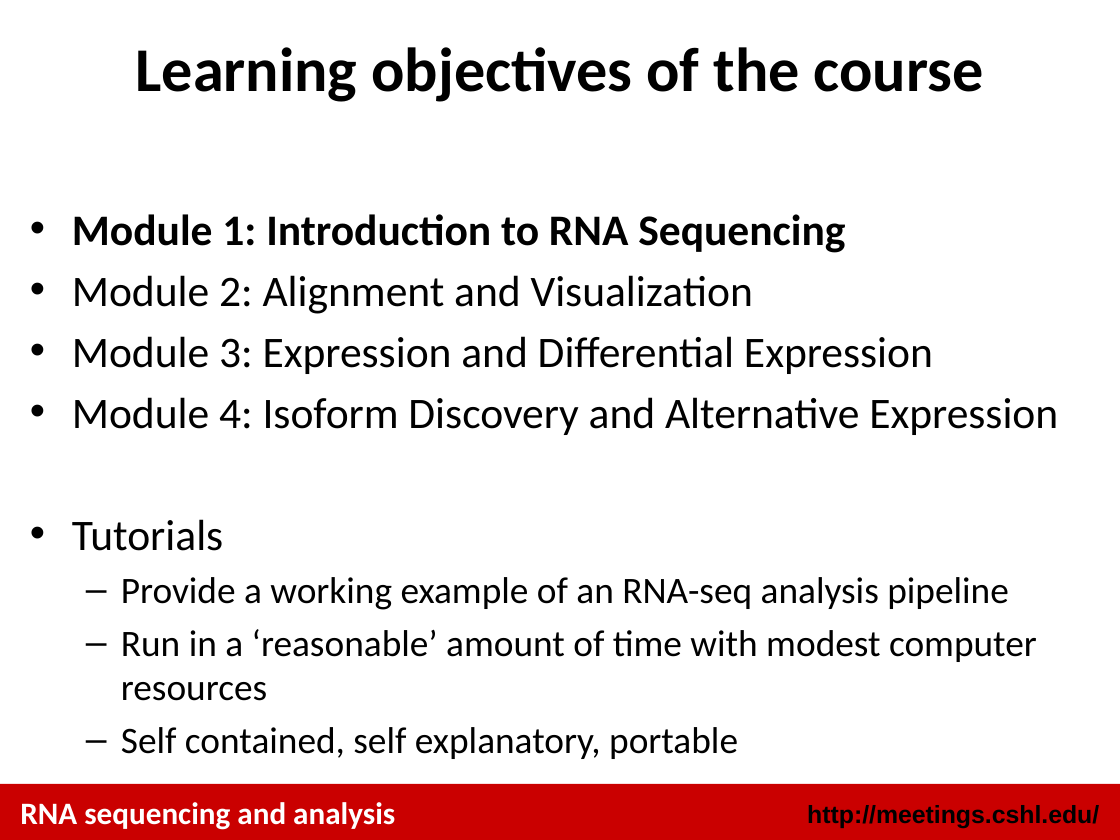
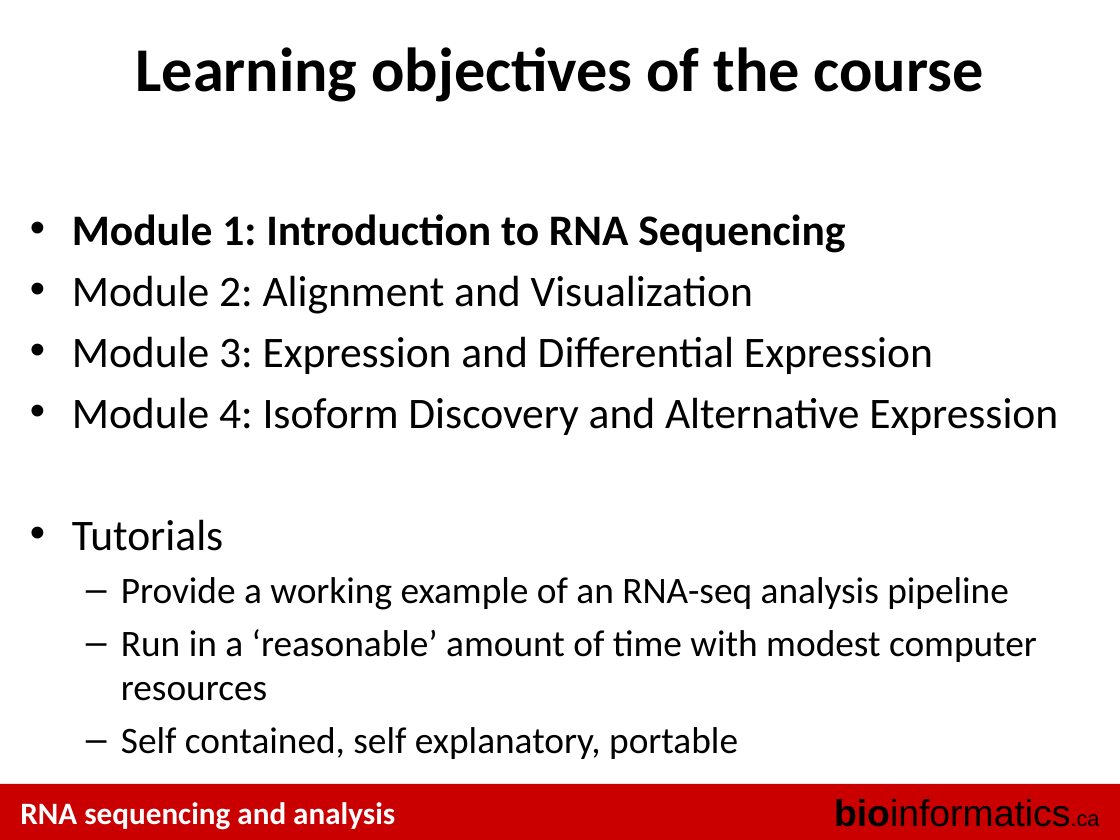
Before and after one commit to griffithlab/rnaseq_tutorial_wiki, a slide deck: slide 4 of LectureFiles/cbw/2016/RNASeq_Module1_Lecture.pptx (slide 3 before the commit). Drawn at 1120x840 pixels with LibreOffice and Linux fonts; fonts in the diff are those of the drawing. Boxes give left, top, right and bottom in pixels: in the first picture for what was removed or moved away, otherwise in the second. Text is boxed around its words. In the diff, an @@ line names an element or a change of style, - is before the commit and + after.

```diff
--- a/LectureFiles/cbw/2016/RNASeq_Module1_Lecture.pptx
+++ b/LectureFiles/cbw/2016/RNASeq_Module1_Lecture.pptx
@@ text removed at <box>807,805,1099,829</box> @@
-http://meetings.cshl.edu/
@@ text added at <box>834,799,1100,827</box>, 24 pt, text #000000 @@
+bioinformatics.ca
```
Also in this commit, not shown: 24 other slides changed, 3 slides added, 2 slides removed, 1 other file.
